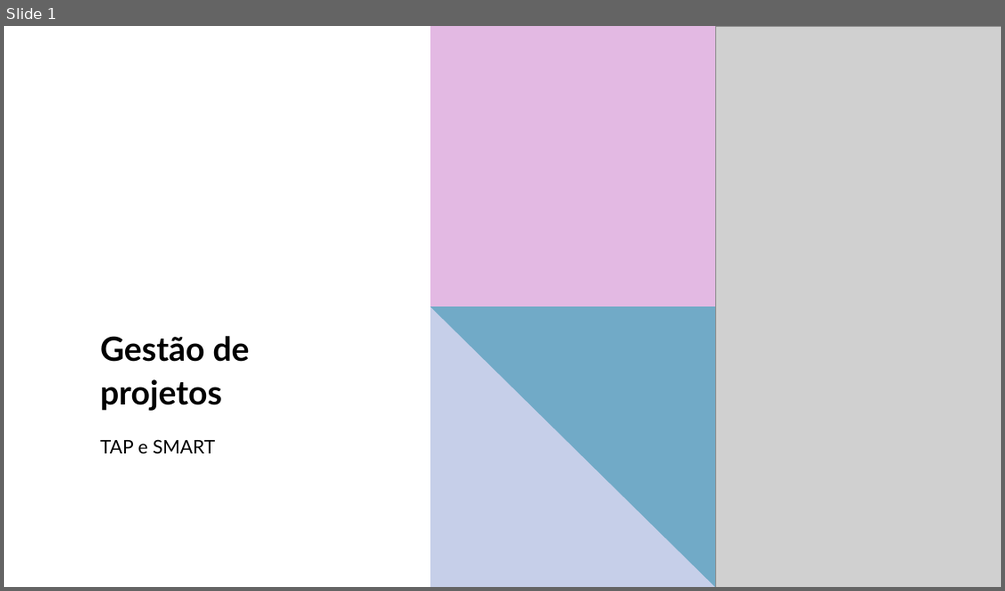
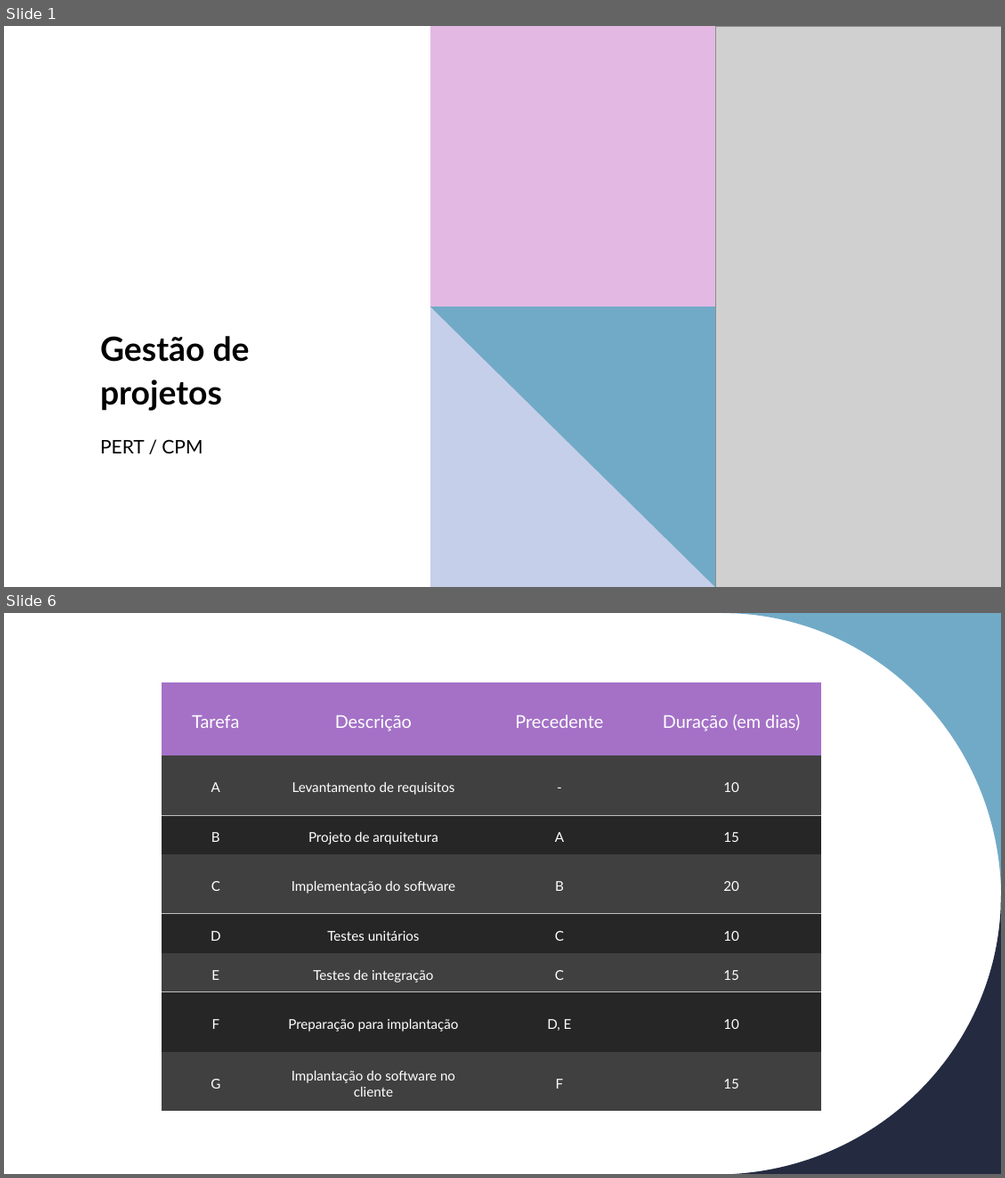
Before and after one commit to LeonardoRaiz/FATEC, a slide deck: Aulas/Gestao de Projetos/PPT/Aula 05/Aula 05.pptx. Shown one above the other, each under a label of ours: slide 1 before the commit, slides 1 and 6 after it; the slides between them are not shown. The pictures are 1005x591 and 1005x1178 pixels, drawn with LibreOffice and Linux fonts; fonts in the diff are those of the drawing; grey boxes stand for pictures. Boxes give left, top, right and bottom in pixels: in the first picture for what was removed or moved away, otherwise in the second. Text is boxed around its words. In the diff, an @@ line names an element or a change of style, - is before the commit and + after.

```diff
--- a/Aulas/Gestao de Projetos/PPT/Aula 05/Aula 05.pptx
+++ b/Aulas/Gestao de Projetos/PPT/Aula 05/Aula 05.pptx
@@ slide 6 added at [4,613,1001,1174], background #FFFFFF @@
@@ rectangle added at [4,613,1001,1174], fill #FFFFFF @@
@@ freeform shape added at [722,613,1001,891], fill #71AAC7 @@
@@ table added at [162,682,821,1111], 8 rows, 4 columns @@
+Tarefa | Descrição | Precedente | Duração (em dias)
+A | Levantamento de requisitos | - | 10
+B | Projeto de arquitetura | A | 15
+C | Implementação do software | B | 20
+D | Testes unitários | C | 10
+E | Testes de integração | C | 15
+F | Preparação para implantação | D, E | 10
+G | Implantação do software no cliente | F | 15
@@ freeform shape added at [724,896,1001,1174], fill #71AAC7 @@
@@ freeform shape added at [724,896,1001,1174], fill #242B41 @@
@@ slide 1 changed as well @@
@@ subtitle at [100,439,202,453]: text changed @@
-TAP e SMART
+PERT / CPM
```
Also in this commit, not shown: 7 other slides added, 13 slides removed, 15 other files.
